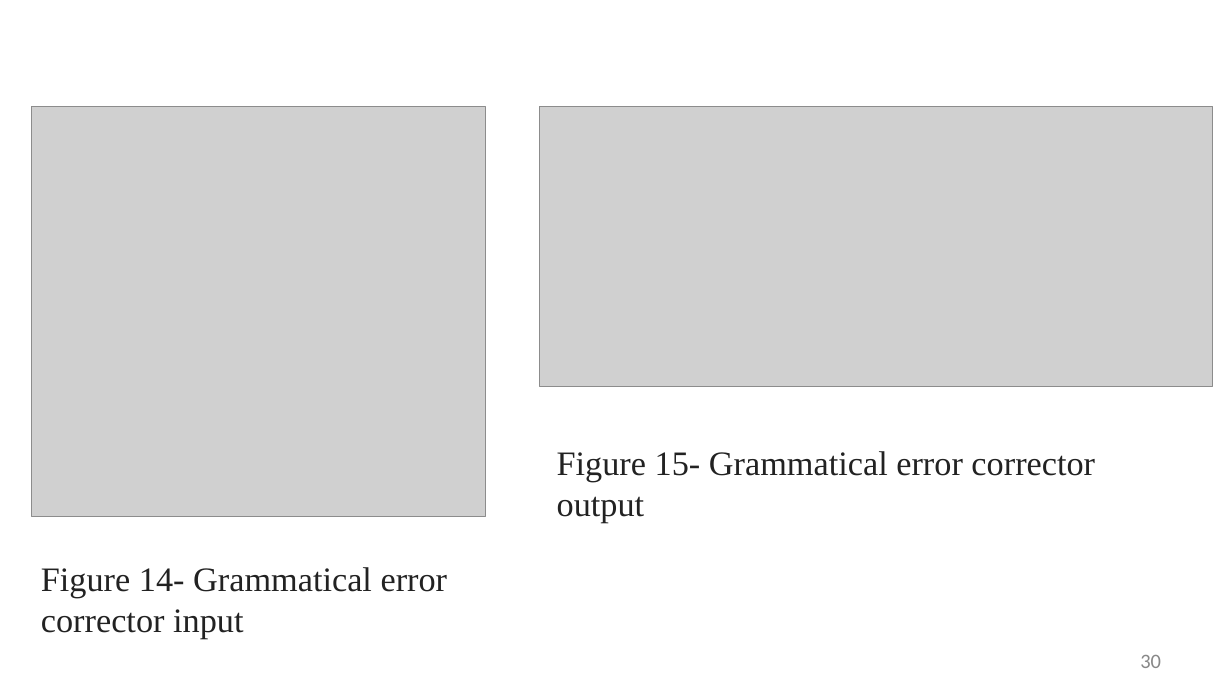
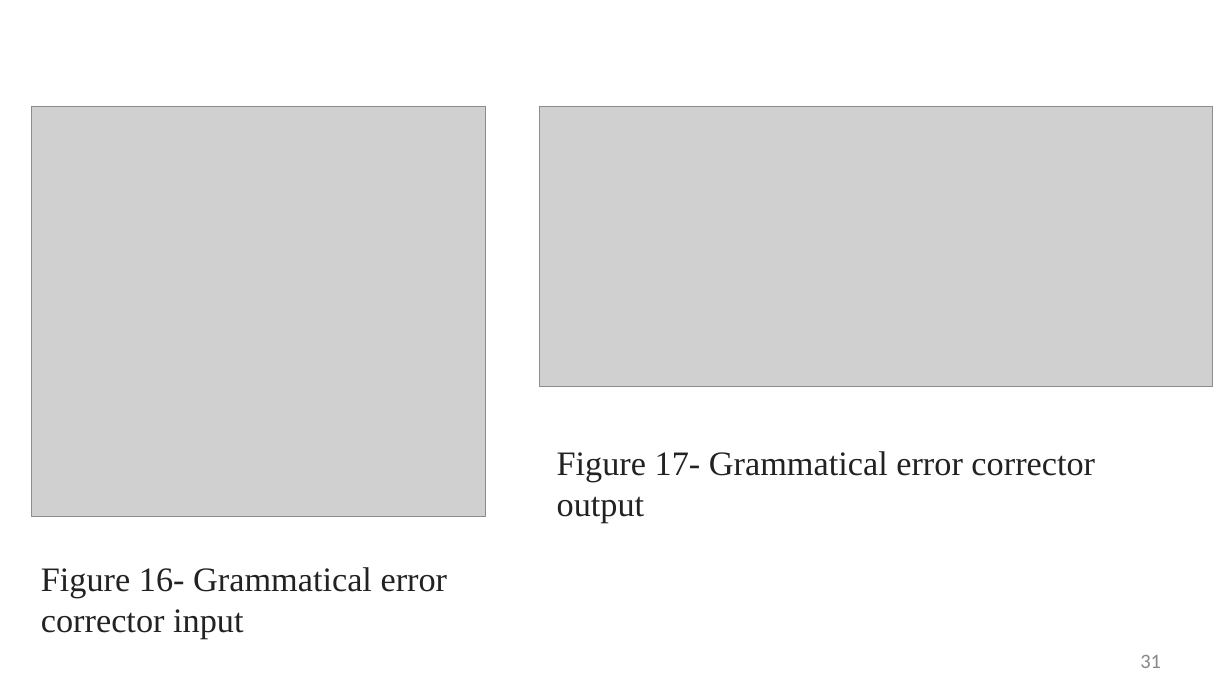
Before and after one commit to ananya-rm/kannada-gec, a slide deck: slide 31 of src/phase2.1.pptx (slide 30 before the commit). Drawn at 1232x693 pixels with LibreOffice and Linux fonts; fonts in the diff are those of the drawing; grey boxes stand for pictures; background and template pictures are left out. Boxes give left, top, right and bottom in pixels: in the first picture for what was removed or moved away, otherwise in the second. Text is boxed around its words. In the diff, an @@ line names an element or a change of style, - is before the commit and + after.

```diff
--- a/src/phase2.1.pptx
+++ b/src/phase2.1.pptx
@@ text at (557,451,1095,523): text changed @@
-Figure 15- Grammatical error corrector output
+Figure 17- Grammatical error corrector output
@@ text at (41,567,448,639): text changed @@
-Figure 14- Grammatical error corrector input
+Figure 16- Grammatical error corrector input
@@ page number at (1140,655,1161,668): text changed @@
-30
+31
```
Also in this commit, not shown: 7 other slides changed, 1 slide added, 21 other files.
